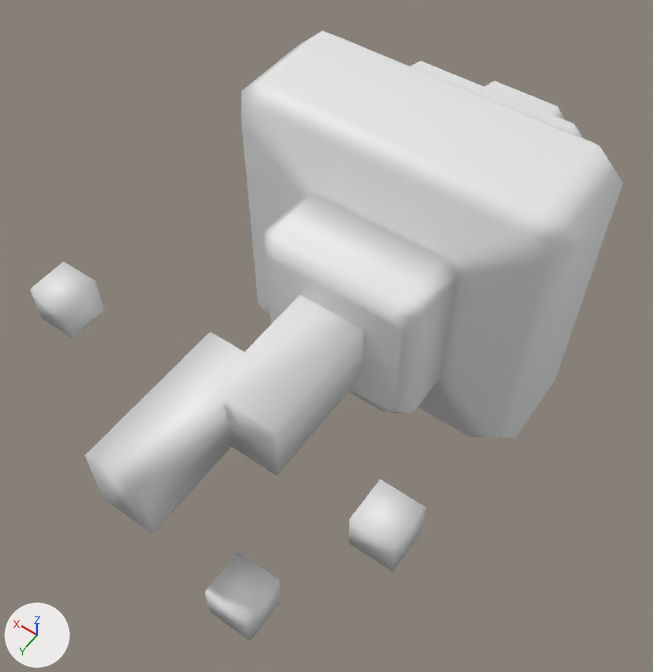
The FBX model Reference/Resources/Mesh/Animation/Effect/E_BR_Denki.fbx, before and after one commit.
Both versions are drawn from a 50 mm camera at (-0.00882, 0.01803, 0.01963) aimed at (0.00034, 0.00521, -0.00052). Every picture has the same lights, and +X, +Y and +Z are marked at lower left. Materials are left out; every surface is plain grey. Where no turn or scale is listed for an object, it has been applied to the vertices.

The older version as bpy lines, for what is in view:
```python
me_sub_ball1 = bpy.data.meshes.new('sub_ball1')
me_sub_ball1.from_pydata(...)  # a box spanning x -0.000609..0.000609, y -0.000609..0.000609, z -0.000609..0.000609
me_sub_ball1.materials.append(mat_lambert1)
me_sub_ball3 = bpy.data.meshes.new('sub_ball3')
me_sub_ball3.from_pydata(...)  # a box spanning x -0.000544..0.000544, y -0.000544..0.000544, z -0.000544..0.000544
me_sub_ball3.materials.append(mat_lambert1)
me_tail = bpy.data.meshes.new('tail')
me_tail.from_pydata(...)  # 16 vertices, 26 faces; spans x -0.104..0.22, y -0.104..0.104, z -0.875..0.001
me_tail.materials.append(mat_lambert1)
ob_sub_ball1 = bpy.data.objects.new('sub_ball1', me_sub_ball1)
ob_sub_ball1.location = (-0.00454, 0.0097, 0.00082)
ob_sub_ball3 = bpy.data.objects.new('sub_ball3', me_sub_ball3)
ob_sub_ball3.location = (0.00452, 0.01011, 0.00289)
ob_tail = bpy.data.objects.new('tail', me_tail)
ob_tail.parent = ob_main_ball
ob_tail.location = (0.0, 0.0, -0.875)
ob_tail.scale = (1.0, 1.0, 0.82)
# also in view: 'sub_ball2' at (-0.00133, 0.01144, -0.00438); 'main_ball' at (0.0, -0.00007, 0.0)
```
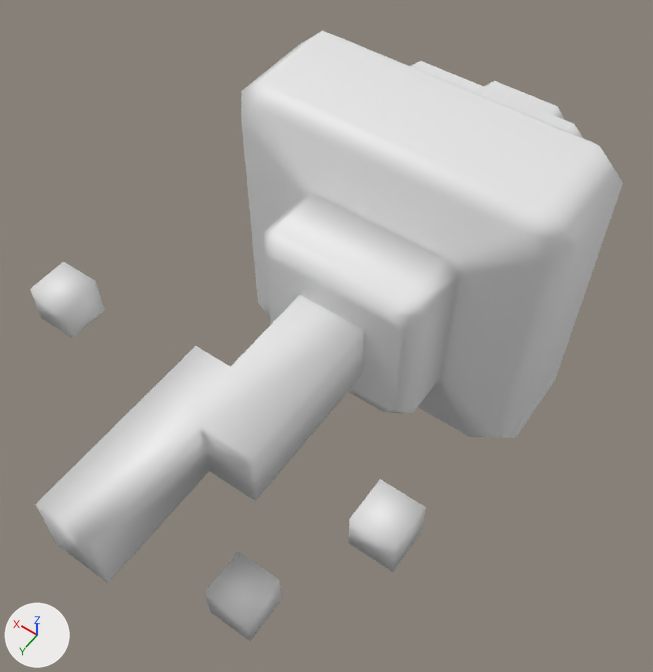
Pixel boxes (x1, y1, x2, y2) of what changed, in the pictures (653 x 672 px):
'tail', rescaled (18% wider, 20% taller)
    before: (85, 295, 364, 534)
    after: (35, 295, 364, 583)

Diff of the bpy script that builds the scene:
```diff
--- a/Reference/Resources/Mesh/Animation/Effect/E_BR_Denki.fbx.py
+++ b/Reference/Resources/Mesh/Animation/Effect/E_BR_Denki.fbx.py
@@ ob_tail @@
 ob_tail.location = (0.0, 0.0, -0.875)
-ob_tail.scale = (1.0, 1.0, 0.82)
```
